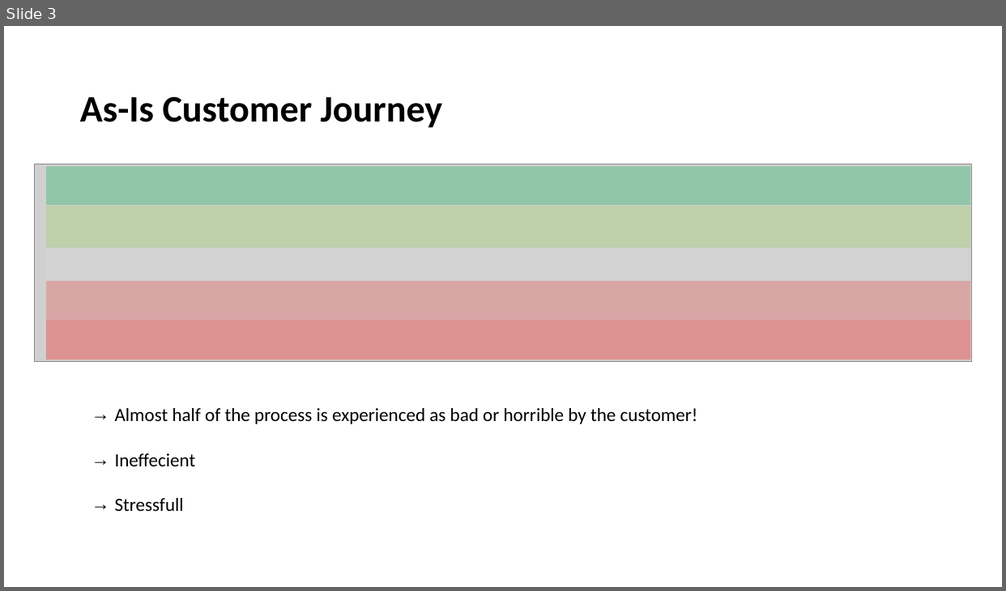
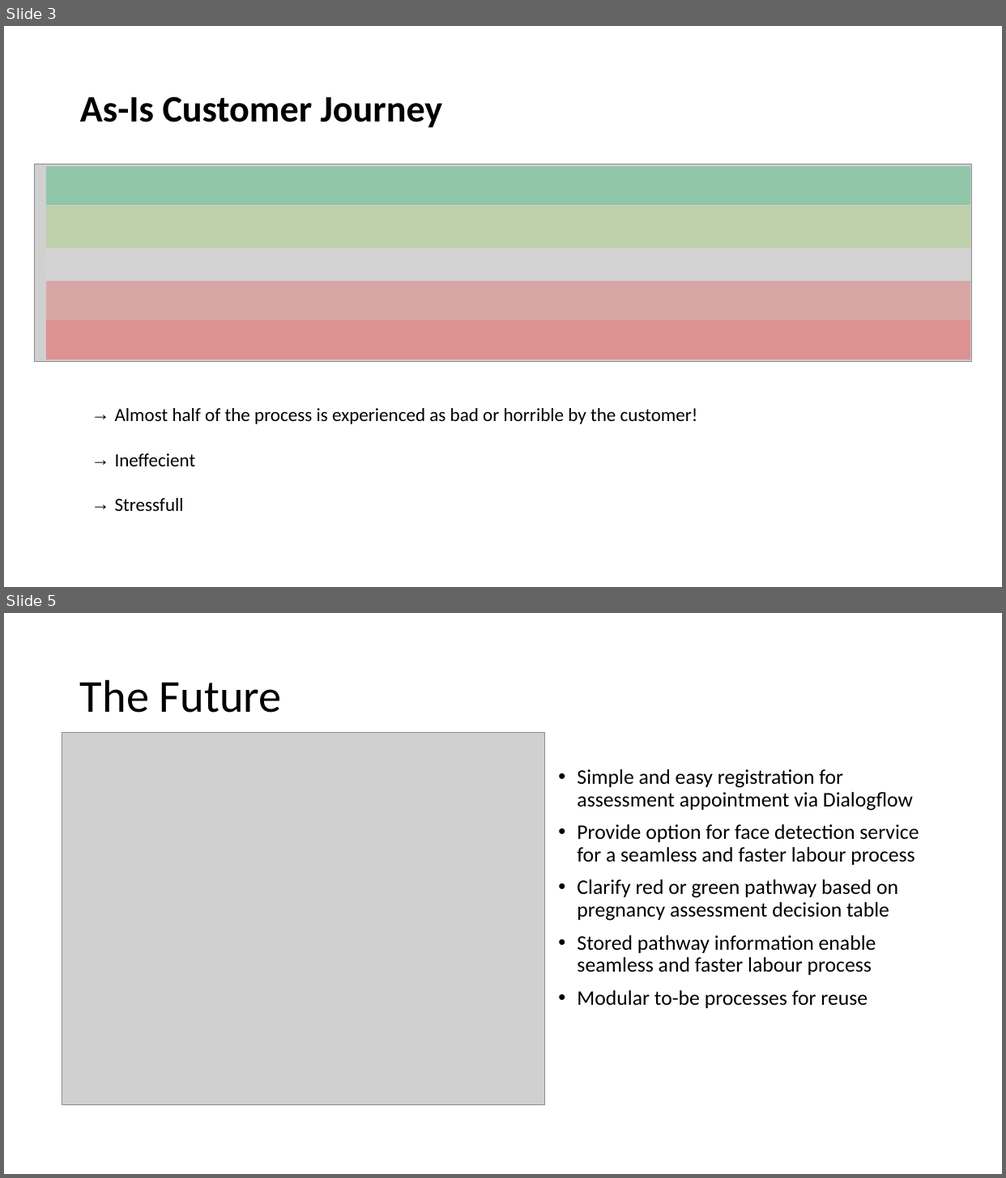
Before and after one commit to DigiBP/DigiBP-ALBULA, a slide deck: src/presentation/EasyBirth_Sales pitch.pptx. Shown one above the other, each under a label of ours: slide 3 before the commit, slides 3 and 5 after it; the slides between them are not shown. The pictures are 1006x591 and 1006x1178 pixels, drawn with LibreOffice and Linux fonts; fonts in the diff are those of the drawing; grey boxes stand for pictures; background and template pictures are left out. Boxes give left, top, right and bottom in pixels: in the first picture for what was removed or moved away, otherwise in the second. Text is boxed around its words. In the diff, an @@ line names an element or a change of style, - is before the commit and + after.

Commit message:
slides for final presentation update

```diff
--- a/src/presentation/EasyBirth_Sales pitch.pptx
+++ b/src/presentation/EasyBirth_Sales pitch.pptx
@@ slide 5 added at (x1=4, y1=613, x2=1002, y2=1174), background #FFFFFF @@
@@ title added at (x1=80, y1=679, x2=282, y2=713), 44 pt, text #000000 @@
+The Future
@@ picture added at (x1=62, y1=733, x2=544, y2=1105) @@
@@ text added at (x1=577, y1=769, x2=918, y2=1008), 20 pt, text #000000 @@
+• Simple and easy registration for assessment appointment via Dialogflow
+• Provide option for face detection service for a seamless and faster labour process
+• Clarify red or green pathway based on pregnancy assessment decision table
+• Stored pathway information enable seamless and faster labour process
+• Modular to-be processes for reuse
```
Also in this commit, not shown: 1 slide changed.
